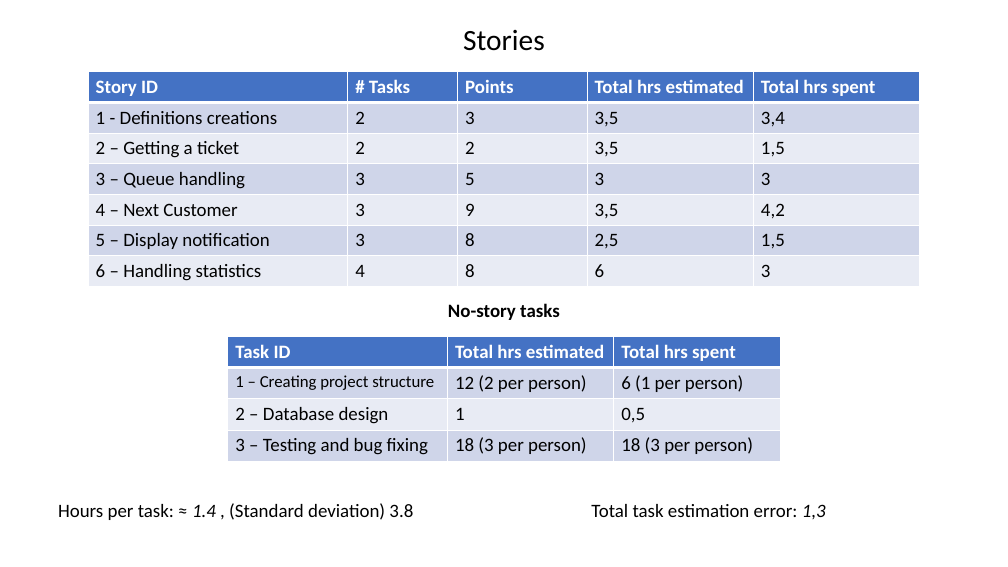
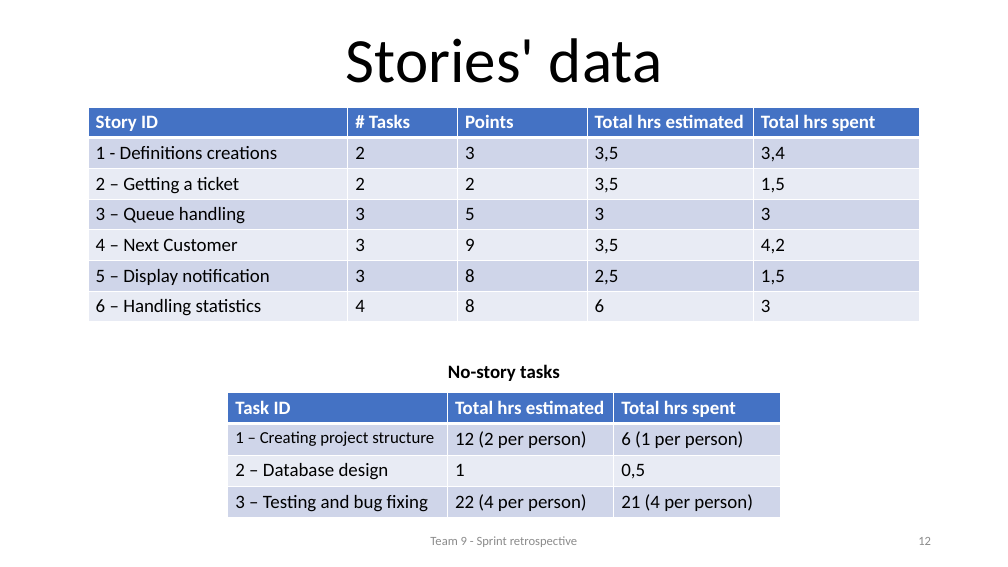
Before and after one commit to MicheleCarb/OfficeQueueManagement, a slide deck: slide 12 of Presentazione_SW2.pptx (slide 4 before the commit). Drawn at 1008x567 pixels with LibreOffice and Linux fonts; fonts in the diff are those of the drawing. Boxes give left, top, right and bottom in pixels: in the first picture for what was removed or moved away, otherwise in the second. Text is boxed around its words. In the diff, an @@ line names an element or a change of style, - is before the commit and + after.

Commit message:
Convert tables in charts
Move tables in appendix

```diff
--- a/Presentazione_SW2.pptx
+++ b/Presentazione_SW2.pptx
@@ text at <box>346,38,662,83</box>: text changed; size 28 to 60 pt @@
-Stories
+Stories' data
@@ table: place and size @@
-table at <box>88,72,920,285</box>
+table at <box>88,107,920,320</box>
@@ text "No-story tasks": place and size @@
-text "No-story tasks" at <box>448,303,560,320</box>
+text "No-story tasks" at <box>448,364,560,381</box>
@@ table at <box>228,392,780,518</box> @@
-row 4, column 2: 18 (3 per person)
+row 4, column 2: 22 (4 per person)
-row 4, column 3: 18 (3 per person)
+row 4, column 3: 21 (4 per person)
@@ table: place and size @@
-table at <box>228,337,780,462</box>
+table at <box>228,392,780,518</box>
@@ text removed at <box>58,503,413,520</box> @@
-Hours per task: ≈ 1.4 , (Standard deviation) 3.8
@@ text removed at <box>591,504,826,519</box> @@
-Total task estimation error: 1,3
@@ text added at <box>430,536,577,547</box>, 12 pt, text #8C8C8C @@
+Team 9 - Sprint retrospective
@@ page number added at <box>918,537,931,545</box>, 12 pt, text #8C8C8C @@
+12
```
Also in this commit, not shown: 6 other slides changed, 5 slides added, 1 slide removed.
